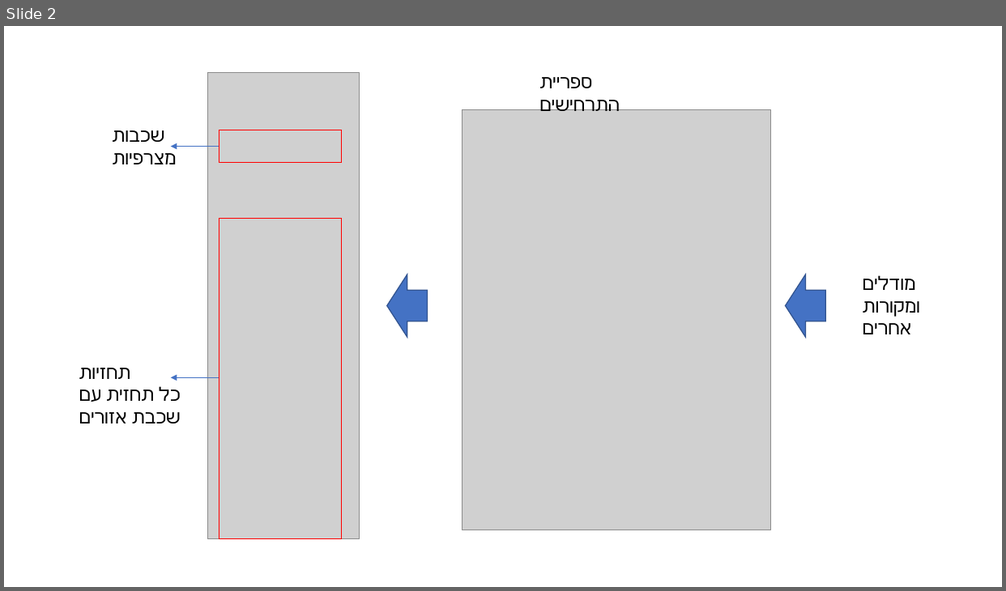
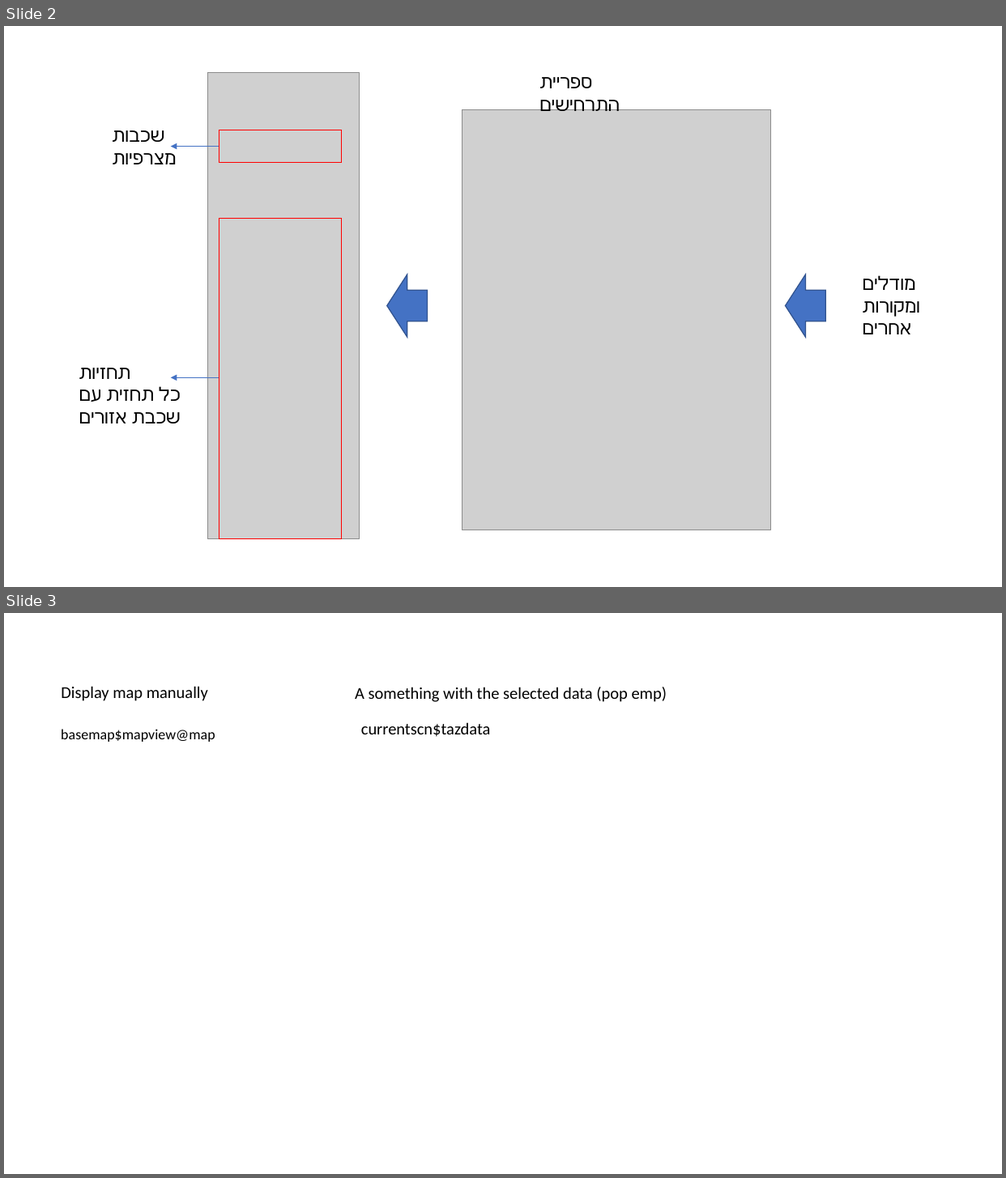
Before and after one commit to MOTRoundTables/ScenarioBank, a slide deck: doc/ScnLibApp.pptx. Shown one above the other, each under a label of ours: slide 2 before the commit, slides 2 and 3 after it. The pictures are 1006x591 and 1006x1178 pixels, drawn with LibreOffice and Linux fonts; fonts in the diff are those of the drawing; grey boxes stand for pictures. Boxes give left, top, right and bottom in pixels: in the first picture for what was removed or moved away, otherwise in the second. Text is boxed around its words. In the diff, an @@ line names an element or a change of style, - is before the commit and + after.

```diff
--- a/doc/ScnLibApp.pptx
+++ b/doc/ScnLibApp.pptx
@@ slide 3 added at [4, 613, 1002, 1174], background #FFFFFF @@
@@ text added at [61, 686, 208, 701], 16 pt, text #000000 @@
+Display map manually
@@ text added at [355, 687, 667, 702], 16 pt, text #000000 @@
+A something with the selected data (pop emp)
@@ text added at [61, 729, 215, 742], 14 pt, text #000000 @@
+basemap$mapview@map
@@ text added at [361, 722, 491, 737], 16 pt, text #000000 @@
+currentscn$tazdata
```
Also in this commit, not shown: 1 slide changed, 6 other files.
